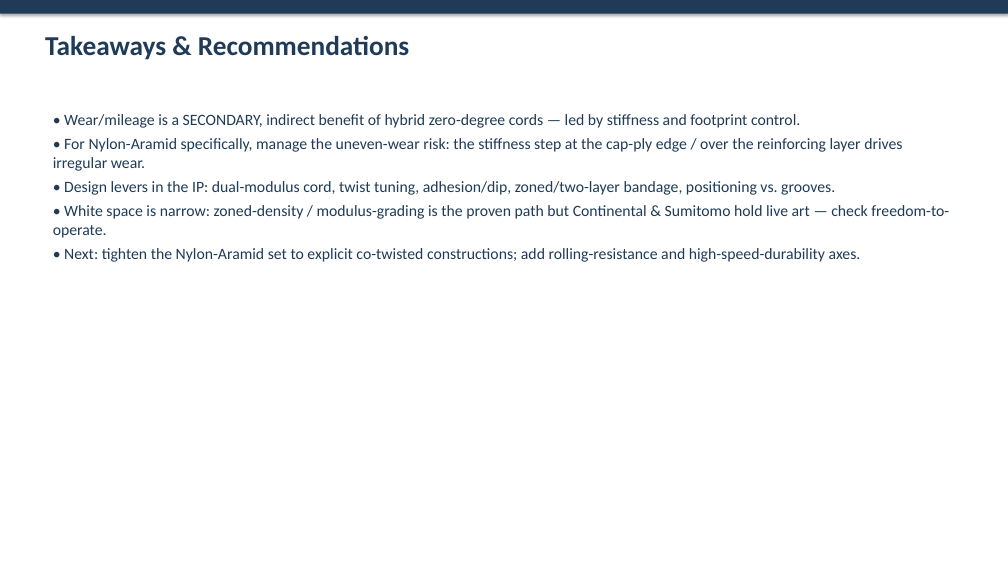
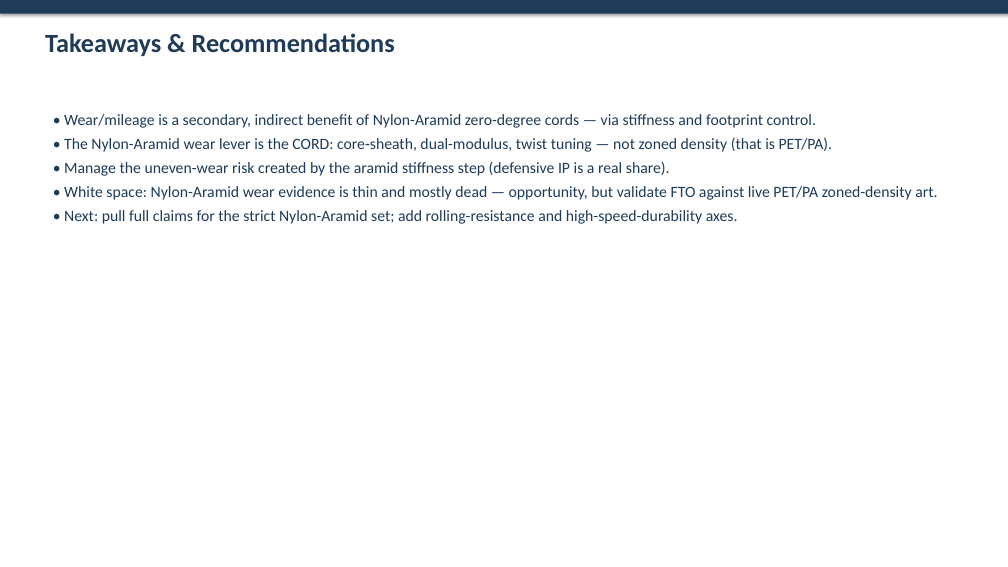
Before and after one commit to sreeharshahr09-gif/Sri, a slide deck: slide 10 of reports/Hybrid_Cord_Wear_Analysis.pptx (slide 11 before the commit). Drawn at 1008x567 pixels with LibreOffice and Linux fonts; fonts in the diff are those of the drawing. Boxes give left, top, right and bottom in pixels: in the first picture for what was removed or moved away, otherwise in the second. Text is boxed around its words. In the diff, an @@ line names an element or a change of style, - is before the commit and + after.

```diff
--- a/reports/Hybrid_Cord_Wear_Analysis.pptx
+++ b/reports/Hybrid_Cord_Wear_Analysis.pptx
@@ text "Takeaways & Recommendations" at bbox=[45, 33, 395, 56]: size 26 to 25 pt @@
@@ text at bbox=[64, 114, 937, 224]: text changed @@
-• Wear/mileage is a SECONDARY, indirect benefit of hybrid zero-degree cords — led by stiffness and footprint control.
-• For Nylon-Aramid specifically, manage the uneven-wear risk: the stiffness step at the cap-ply edge / over the reinforcing layer drives irregular wear.
-• Design levers in the IP: dual-modulus cord, twist tuning, adhesion/dip, zoned/two-layer bandage, positioning vs. grooves.
-• White space is narrow: zoned-density / modulus-grading is the proven path but Continental & Sumitomo hold live art — check freedom-to-operate.
-• Next: tighten the Nylon-Aramid set to explicit co-twisted constructions; add rolling-resistance and high-speed-durability axes.
+• Wear/mileage is a secondary, indirect benefit of Nylon-Aramid zero-degree cords — via stiffness and footprint control.
+• The Nylon-Aramid wear lever is the CORD: core-sheath, dual-modulus, twist tuning — not zoned density (that is PET/PA).
+• Manage the uneven-wear risk created by the aramid stiffness step (defensive IP is a real share).
+• White space: Nylon-Aramid wear evidence is thin and mostly dead — opportunity, but validate FTO against live PET/PA zoned-density art.
+• Next: pull full claims for the strict Nylon-Aramid set; add rolling-resistance and high-speed-durability axes.
```
Also in this commit, not shown: 6 other slides changed, 3 slides added, 4 slides removed, 14 other files.
